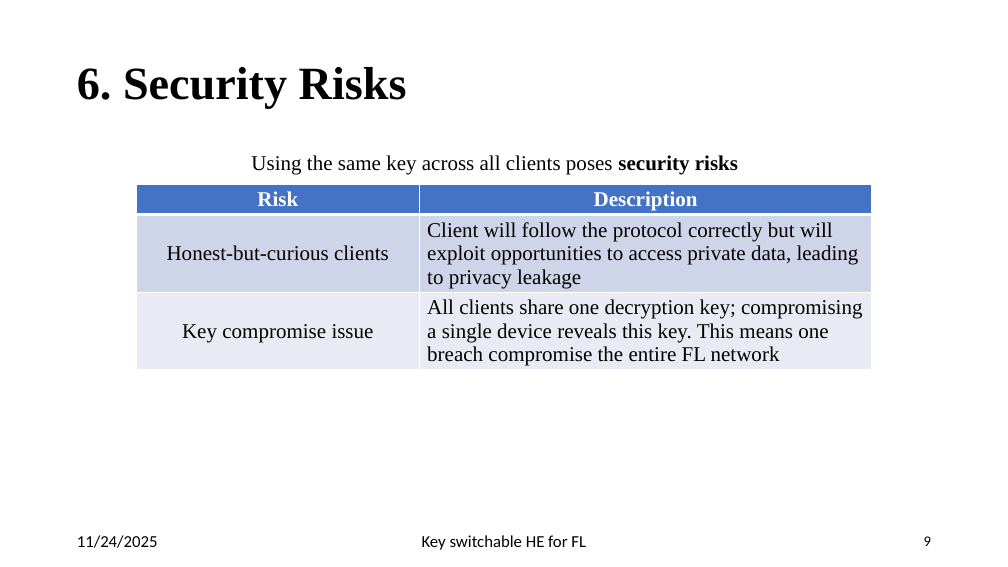
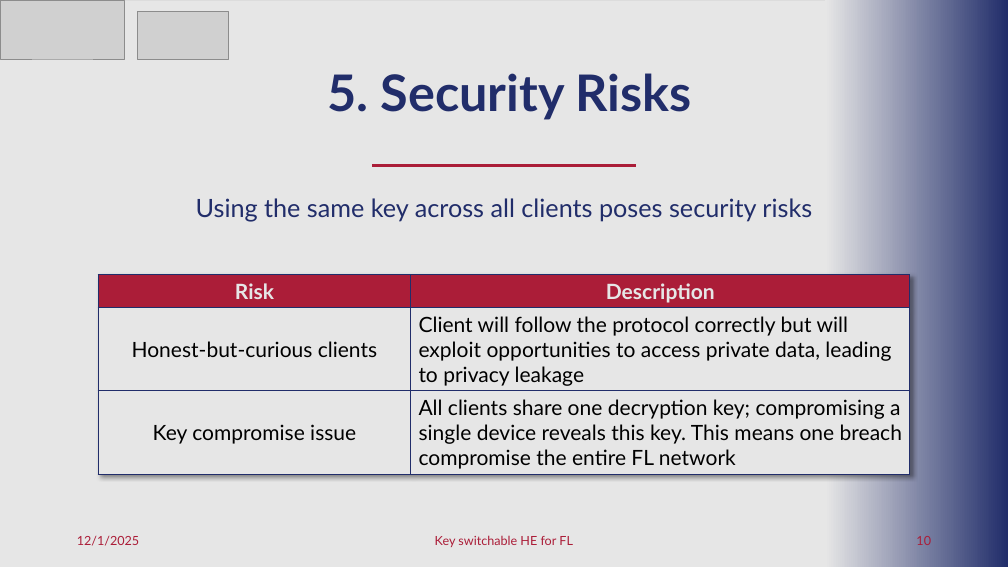
Before and after one commit to pyb0b/master-thesis-report, a slide deck: slide 10 of Final Presentation.pptx (slide 9 before the commit). Drawn at 1008x567 pixels with LibreOffice and Linux fonts; fonts in the diff are those of the drawing; grey boxes stand for pictures. Boxes give left, top, right and bottom in pixels: in the first picture for what was removed or moved away, otherwise in the second. Text is boxed around its words. In the diff, an @@ line names an element or a change of style, - is before the commit and + after.

```diff
--- a/Final Presentation.pptx
+++ b/Final Presentation.pptx
@@ rectangle added at bbox=[0, 1, 1008, 567], fill #E6E6E6 @@
@@ picture added at bbox=[0, 0, 125, 59] @@
@@ picture added at bbox=[138, 12, 228, 59] @@
@@ rectangle added at bbox=[826, 0, 1008, 567], fill gradient #E6E6E6 to #212D6A @@
@@ text at bbox=[327, 73, 692, 119]: text changed; size 44 to 48 pt; font Times New Roman to Lato; text colour #000000 to #212D6A @@
-6. Security Risks
+5. Security Risks
@@ line added from (636, 165) to (372, 165), #AB1D38 3 pt @@
@@ text "Using the same key across ...": place and size @@
-text "Using the same key across ..." at bbox=[251, 155, 738, 175]
+text "Using the same key across ..." at bbox=[196, 198, 812, 222]
@@ text "Using the same key across ..." at bbox=[196, 198, 812, 222]: size 20 to 24 pt, font Times New Roman to Lato, text colour #000000 to #212D6A; bold off in "security risks" @@
@@ table at bbox=[98, 274, 910, 473] @@
@@ fill #4472C4 to #AB1D38 in row 1 @@
@@ fill #CFD5EA to #E6E6E6 in row 2 @@
@@ fill #E9EBF5 to #E6E6E6 in row 3 @@
@@ font Times New Roman to Lato @@
@@ text colour #FFFFFF to #E6E6E6 in "Risk", "Description" @@
@@ borders changed @@
@@ table: place and size @@
-table at bbox=[136, 184, 872, 383]
+table at bbox=[98, 274, 910, 473]
@@ text at bbox=[77, 536, 139, 546]: text changed; size 16 to 12 pt; font Calibri to Lato; text colour #000000 to #AB1D38 @@
-11/24/2025
+12/1/2025
@@ text "Key switchable HE for FL" at bbox=[435, 535, 573, 547]: size 16 to 12 pt, font Calibri to Lato, text colour #000000 to #AB1D38 @@
@@ page number at bbox=[916, 536, 931, 545]: text changed; size 14 to 12 pt; font Calibri to Lato; text colour #000000 to #AB1D38 @@
-9
+10
```
Also in this commit, not shown: 22 other slides changed, 11 slides added, 2 slides removed, 1 other file.
